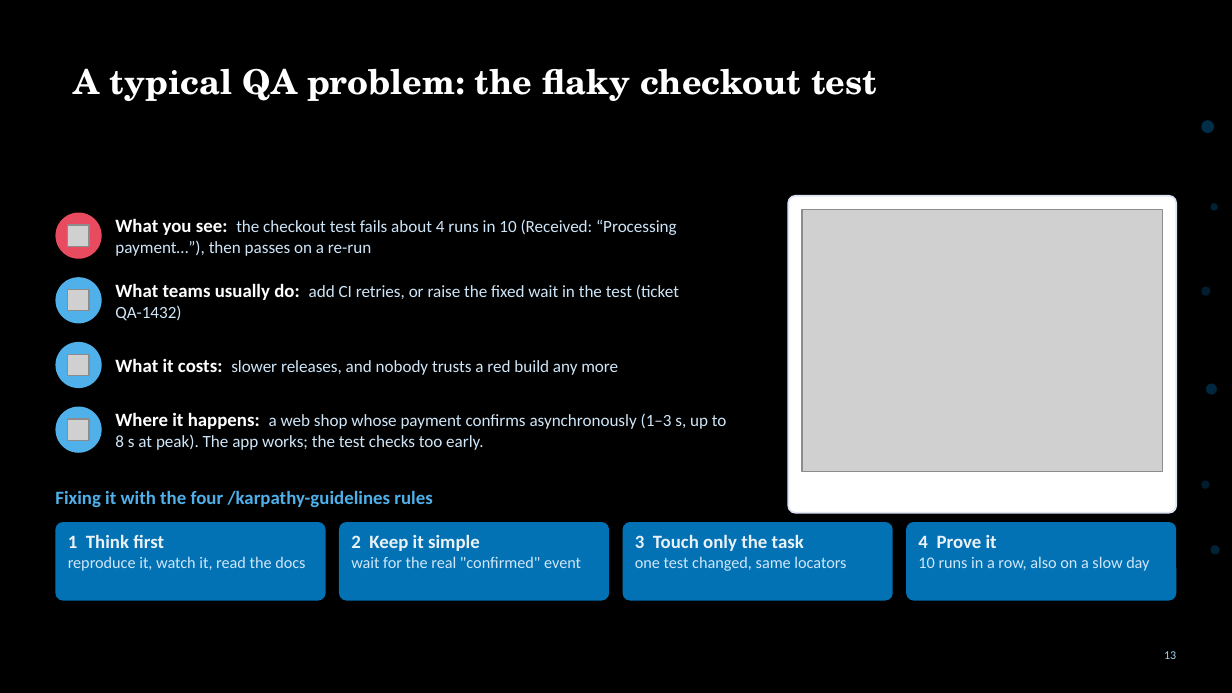
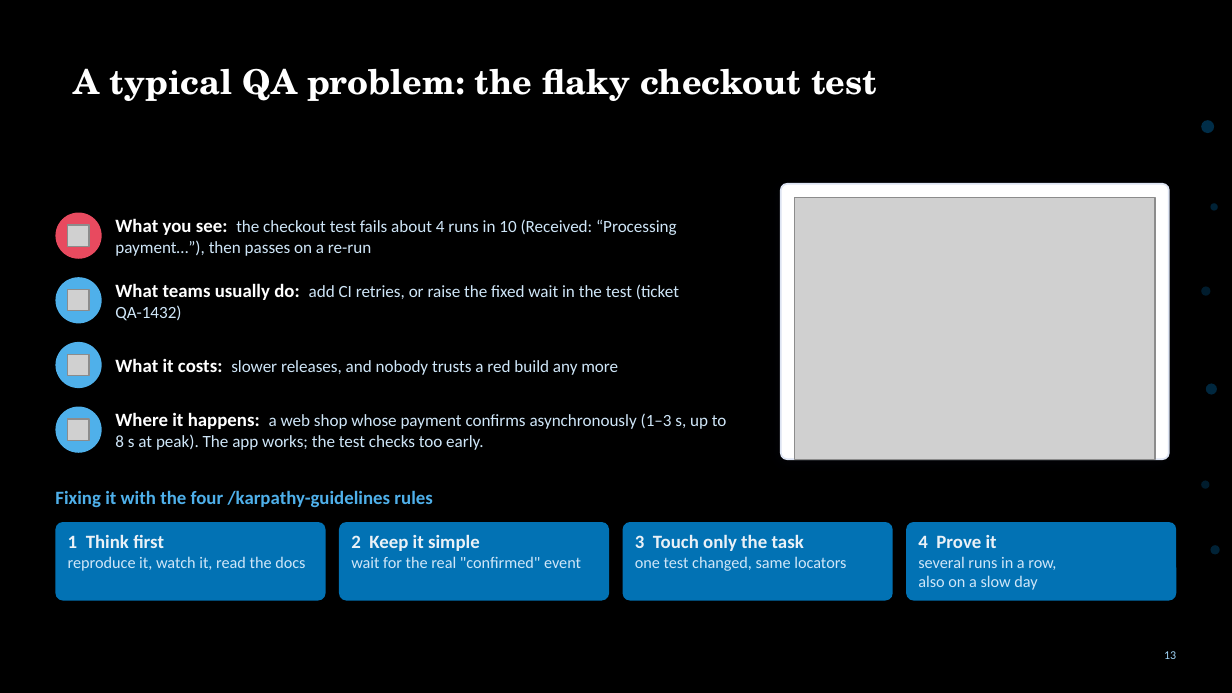
Before and after one commit to ApplauseAuto/testcon-ai-cc-demo, a slide deck: slide 21 of presentation/TestCon2026 - A Tester's Guide to Claude Code.pptx (slide 22 before the commit). Drawn at 1232x693 pixels with LibreOffice and Linux fonts; fonts in the diff are those of the drawing; grey boxes stand for pictures. Boxes give left, top, right and bottom in pixels: in the first picture for what was removed or moved away, otherwise in the second. Text is boxed around its words. In the diff, an @@ line names an element or a change of style, - is before the commit and + after.

```diff
--- a/presentation/TestCon2026 - A Tester's Guide to Claude Code.pptx
+++ b/presentation/TestCon2026 - A Tester's Guide to Claude Code.pptx
@@ rounded rectangle: place and size @@
-rounded rectangle at [788, 196, 1177, 513]
+rounded rectangle at [781, 184, 1169, 460]
@@ picture: place and size @@
-picture at [802, 209, 1162, 471]
+picture at [795, 197, 1154, 458]
@@ text at [918, 556, 1056, 590]: text changed @@
-10 runs in a row, also on a slow day
+several runs in a row,
+also on a slow day
```
Also in this commit, not shown: 28 other slides changed, 1 slide added, 2 slides removed, 1 other file.
